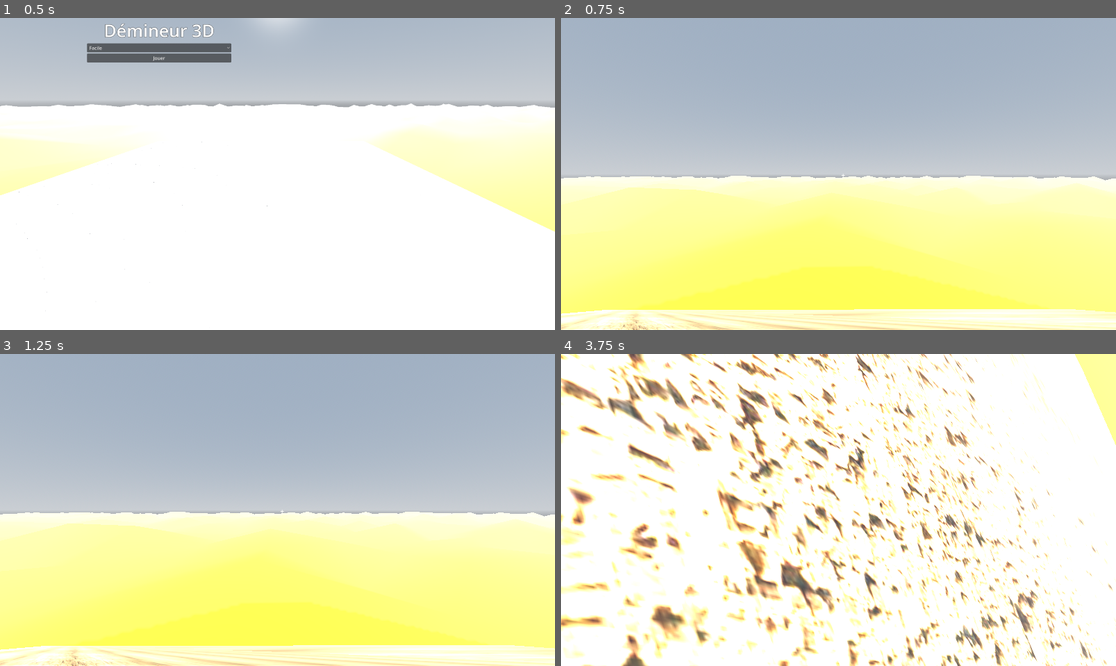
Above: before the commit, frames 1-4 (two rows, left to right).
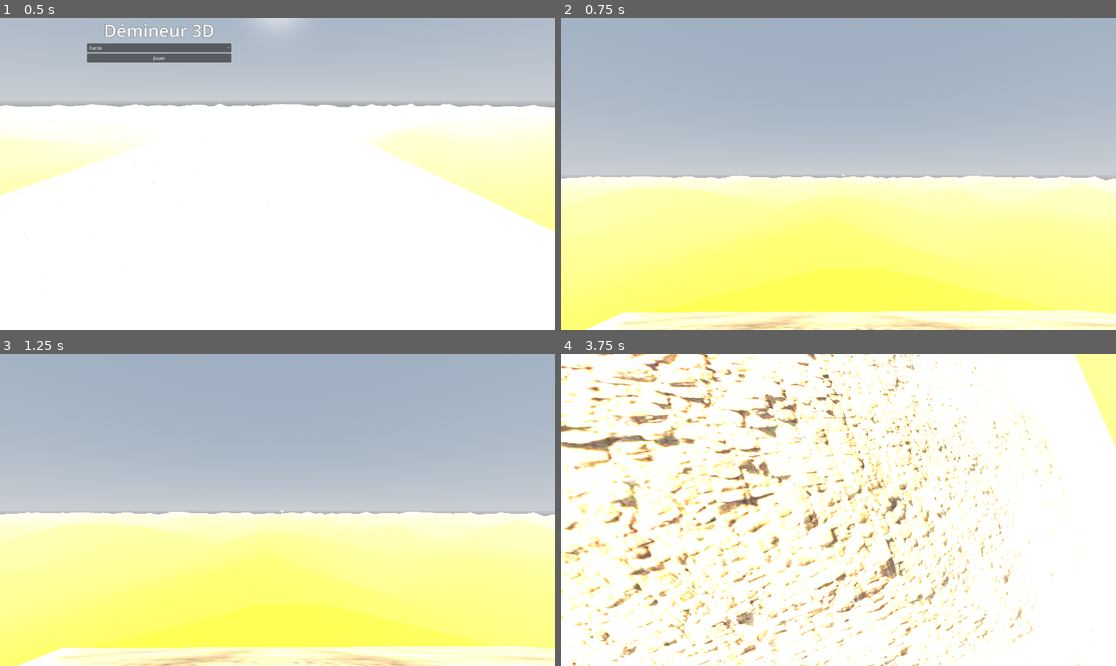
Above: after the commit, the same moments.

Repository: elebras1/Demineur3D
Game: Godot game, scene res://main_menu/main_menu.tscn
Two runs of this game, one before a commit and one after it. Both use one fixed random seed, a clock stepped at 60 frames per second and the inputs below.
Inputs (mouse positions are in pixels of both pictures, inside the frame that each line leads up to):
- Up to frame 1 (0.5 s): no input
- Up to frame 2 (0.75 s): click "Jouer" at 0.5 s
- Up to frame 3 (1.25 s): no input
- Up to frame 4 (3.75 s): tap Enter at 1.25 s; move the mouse to (866, 510) at 1.27 s; hold D 1.28-2.03 s; hold Z 1.28-2.03 s; click (866, 510) at 1.42 s; tap Space at 1.52, 2.27 s; move the mouse to (810, 510) at 2.02 s; hold S 2.03-2.78 s; tap Q at 2.1, 3.6 s; move the mouse to (849, 503) at 2.77 s; hold Z 2.78-3.53 s; hold D from 2.78 s (still down); move the mouse to (832, 516) at 3.52 s; click (832, 516) at 3.67 s

Frame 1 is identical in both runs. In frame 2, 3.3% of the frame differs, in the area x 0-100%, y 50-100%; in frame 3, 3.1%; in frame 4, 40%, in the area x 0-100%, y 0-100%.

Commit message:
fix pyramid texture

Diff:
--- a/pyramid.gd
+++ b/pyramid.gd
@@ -40,6 +40,7 @@
 	# Sommets de la base (en bas)
 	var base_offset_x = (base_width - top_width) / 2.0
 	var base_offset_z = (base_depth - top_depth) / 2.0
+
 	var base_positions = [
 		Vector3(-base_offset_x, -pyramid_height, -base_offset_z),
 		Vector3(top_width + base_offset_x, -pyramid_height, -base_offset_z),
@@ -71,12 +72,19 @@
 	# Charger et appliquer la texture
 	var texture = load("res://pyramide.png")
 
-	# Matériau pour la pyramide avec texture
+	# --- CORRECTION DU MATÉRIAU (Mapping Triplanaire) ---
 	var material = StandardMaterial3D.new()
 	material.albedo_texture = texture
-	material.uv1_scale = Vector3(10.0, 10.0, 1.0)
+
+	# Active le mode triplanar pour projeter la texture proprement sur les pentes
+	material.uv1_triplanar = true
+
+	# Ajuste la netteté du mélange des textures aux angles
+	material.uv1_triplanar_sharpness = 5.0
+
+	material.uv1_scale = Vector3(0.2, 0.2, 0.2)
+
 	material.texture_filter = BaseMaterial3D.TEXTURE_FILTER_LINEAR_WITH_MIPMAPS
-	# S'assurer que le matériau n'est pas en mode Unshaded
 	material.shading_mode = BaseMaterial3D.SHADING_MODE_PER_PIXEL
 	mesh_instance.material_override = material
 
@@ -90,25 +98,18 @@
 	# Face du dessus (plate) - simple BoxShape
 	var top_collision = CollisionShape3D.new()
 	var top_shape = BoxShape3D.new()
-	var top_width = grid_width * cell_size
-	var top_depth = grid_height * cell_size
-	top_shape.size = Vector3(top_width + 1.0, 0.05, top_depth + 1.0)
+	var top_width_val = grid_width * cell_size # Renommé pour éviter conflit de nom
+	var top_depth_val = grid_height * cell_size
+	top_shape.size = Vector3(top_width_val + 1.0, 0.2, top_depth_val + 1.0)
 	top_collision.shape = top_shape
-	top_collision.position = Vector3(top_width / 2.0 - 0.5, -5, top_depth / 2.0 - 0.5)
+	top_collision.position = Vector3(top_width_val / 2.0 - 0.5, 0.1, top_depth_val / 2.0 - 0.5)
 	body.add_child(top_collision)
 
 	# Pour les faces inclinées, utiliser des ConvexPolygonShape
-	# Face avant
-	add_face_collision(body, [base_pos[0], base_pos[1], top_pos[1], top_pos[0]])
-
-	# Face droite
-	add_face_collision(body, [base_pos[1], base_pos[2], top_pos[2], top_pos[1]])
-
-	# Face arrière
-	add_face_collision(body, [base_pos[2], base_pos[3], top_pos[3], top_pos[2]])
-
-	# Face gauche
-	add_face_collision(body, [base_pos[3], base_pos[0], top_pos[0], top_pos[3]])
+	add_face_collision(body, [base_pos[0], base_pos[1], top_pos[1], top_pos[0]]) # Avant
+	add_face_collision(body, [base_pos[1], base_pos[2], top_pos[2], top_pos[1]]) # Droite
+	add_face_collision(body, [base_pos[2], base_pos[3], top_pos[3], top_pos[2]]) # Arrière
+	add_face_collision(body, [base_pos[3], base_pos[0], top_pos[0], top_pos[3]]) # Gauche
 
 # Ajoute une collision pour une face de la pyramide
 func add_face_collision(body: StaticBody3D, vertices: Array):
@@ -125,32 +126,37 @@
 	body.add_child(collision)
 
 func add_quad(st: SurfaceTool, v1: Vector3, v2: Vector3, v3: Vector3, v4: Vector3):
+	# Calculer la normale pour cette face
 	var edge1 = v2 - v1
 	var edge2 = v4 - v1
 	var normal = edge1.cross(edge2).normalized()
 
-	# Triangle 1
+	# Ajouter les 6 vertices (2 triangles).
+	# Note: Les UVs définis ici sont ignorés par le rendu Triplanar activé plus haut,
+	# mais on les laisse pour la propreté du mesh.
+
+	# Triangle 1: v1 -> v2 -> v3
 	st.set_normal(normal)
-	st.set_uv(Vector2(0, 0))
+	st.set_uv(Vector2(0, 1))
+	st.add_vertex(v1)
+
+	st.set_normal(normal)
+	st.set_uv(Vector2(1, 1))
+	st.add_vertex(v2)
+
+	st.set_normal(normal)
+	st.set_uv(Vector2(1, 0))
+	st.add_vertex(v3)
+
+	# Triangle 2: v1 -> v3 -> v4
+	st.set_normal(normal)
+	st.set_uv(Vector2(0, 1))
 	st.add_vertex(v1)
 
 	st.set_normal(normal)
 	st.set_uv(Vector2(1, 0))
-	st.add_vertex(v2)
-
-	st.set_normal(normal)
-	st.set_uv(Vector2(1, 1))
-	st.add_vertex(v3)
-
-	# Triangle 2
-	st.set_normal(normal)
-	st.set_uv(Vector2(0, 0))
-	st.add_vertex(v1)
-
-	st.set_normal(normal)
-	st.set_uv(Vector2(1, 1))
 	st.add_vertex(v3)
 
 	st.set_normal(normal)
-	st.set_uv(Vector2(0, 1))
+	st.set_uv(Vector2(0, 0))
 	st.add_vertex(v4)
